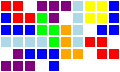
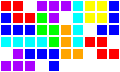
Comparing the layer stacks of the two 120x72 images. Changes:
painted on "New Layer copy#14 copy 7" over <box>25,61,35,71</box>
painted on "New Layer copy#14 copy 6" over <box>13,49,23,59</box>
painted on "New Layer copy#14 copy 5" over <box>1,61,11,71</box>
painted on "New Layer copy#14 copy 4" over <box>13,61,23,71</box>
painted on "New Layer copy#14 copy 3" over <box>37,1,47,11</box>
painted on "New Layer copy#14 copy 2" over <box>49,13,59,23</box>
painted on "New Layer copy#14 copy" over <box>61,1,71,11</box>
painted on "New Layer copy#14" over <box>49,1,59,11</box>
painted on "New Layer copy#9 copy 7" over <box>13,37,23,47</box>
painted on "New Layer copy#9 copy 6" over <box>1,37,11,47</box>
painted on "New Layer copy#9 copy 5" over <box>37,37,47,47</box>
painted on "New Layer copy#9 copy 4" over <box>25,37,35,47</box>
painted on "New Layer copy#9 copy" over <box>73,13,83,23</box>
painted on "New Layer copy#9 copy 2" over <box>73,1,83,11</box>
painted on "New Layer copy#9 copy 3" over <box>73,37,83,47</box>
painted on "New Layer copy#9" over <box>73,25,83,35</box>
